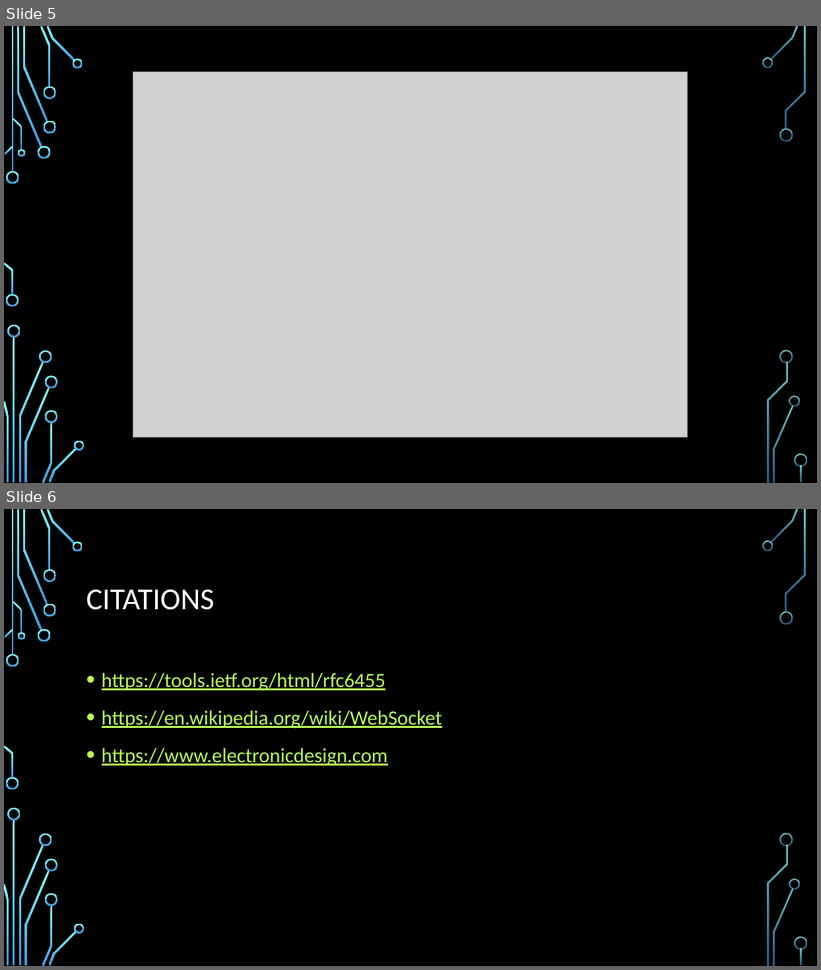
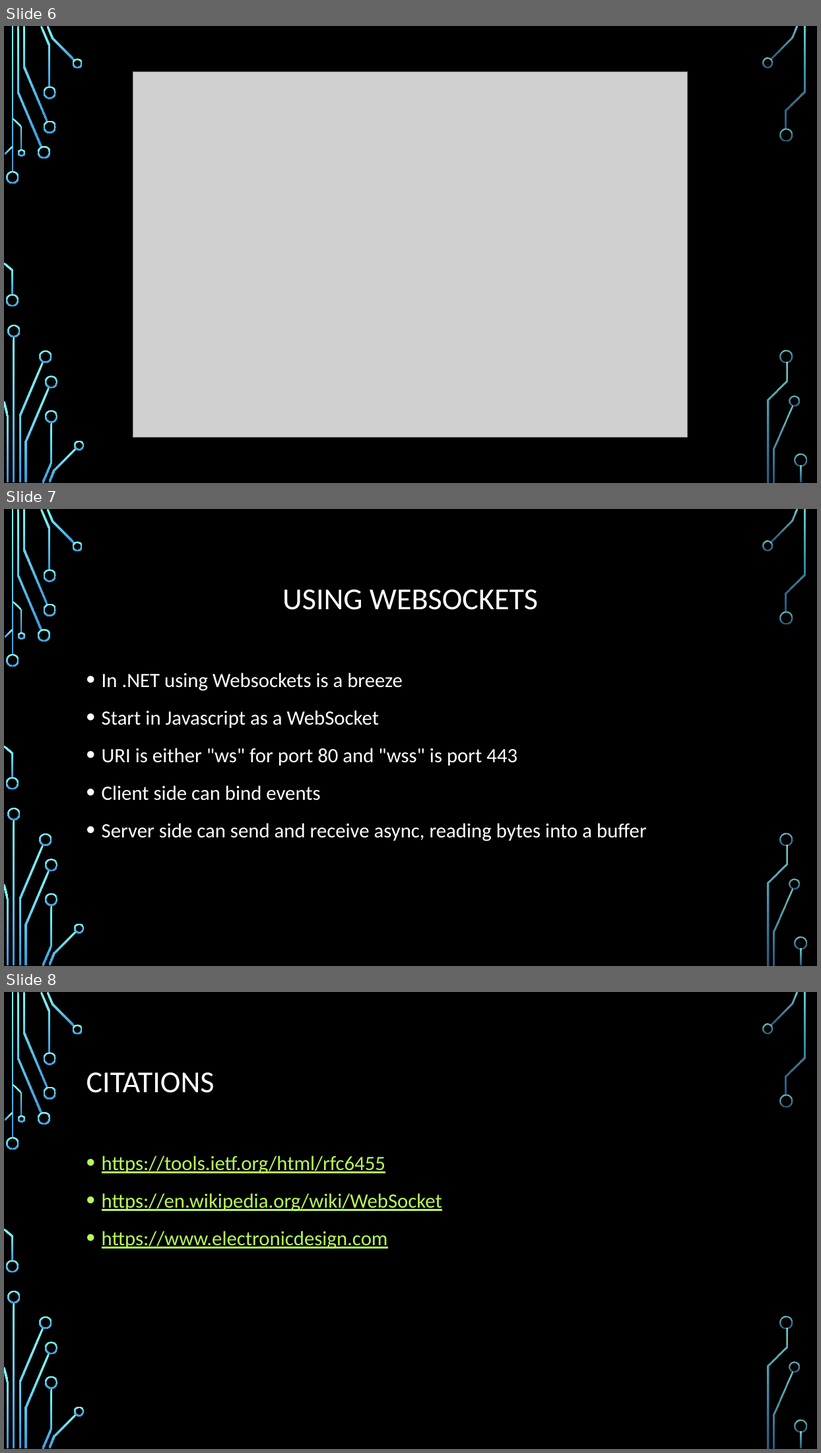
Before and after one commit to powelli13/web-socket-learn, a slide deck: WebSocketsPresentation.pptx. Shown one above the other, each under a label of ours: slides 5 and 6 before the commit, slides 6, 7 and 8 after it. The pictures are 821x970 and 821x1453 pixels, drawn with LibreOffice and Linux fonts; fonts in the diff are those of the drawing; grey boxes stand for pictures; background and template pictures are left out. Boxes give left, top, right and bottom in pixels: in the first picture for what was removed or moved away, otherwise in the second. Text is boxed around its words. In the diff, an @@ line names an element or a change of style, - is before the commit and + after.

```diff
--- a/WebSocketsPresentation.pptx
+++ b/WebSocketsPresentation.pptx
@@ slide 7 added at (4, 509, 817, 966), background picture (left out); not listed: 36 template elements that a slide beside it also shows @@
@@ title added at (283, 590, 538, 610), 36 pt, text #FFFFFF @@
+USING WEBSOCKETS
@@ text added at (102, 673, 647, 842), 24 pt, text #FFFFFF @@
+• In .NET using Websockets is a breeze
+• Start in Javascript as a WebSocket
+• URI is either "ws" for port 80 and "wss" is port 443
+• Client side can bind events
+• Server side can send and receive async, reading bytes into a buffer
@@ what was slide 5 is now slide 6 @@
@@ what was slide 6 is now slide 8 @@
```
Also in this commit, not shown: 2 slides changed, 2 other slides added, 1 slide removed, 1 other file.
